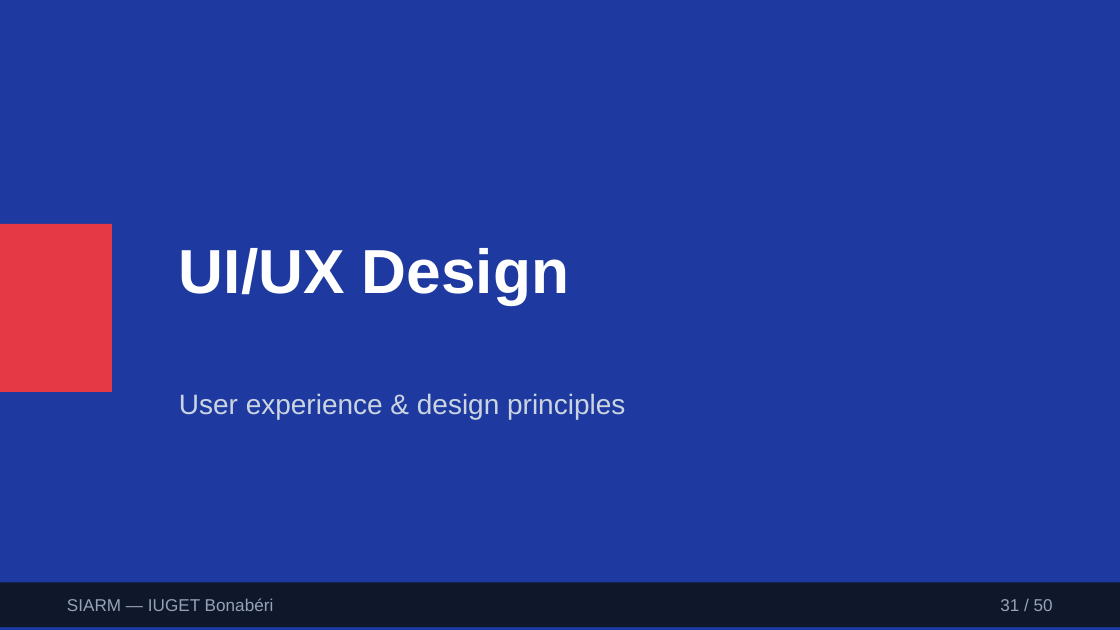
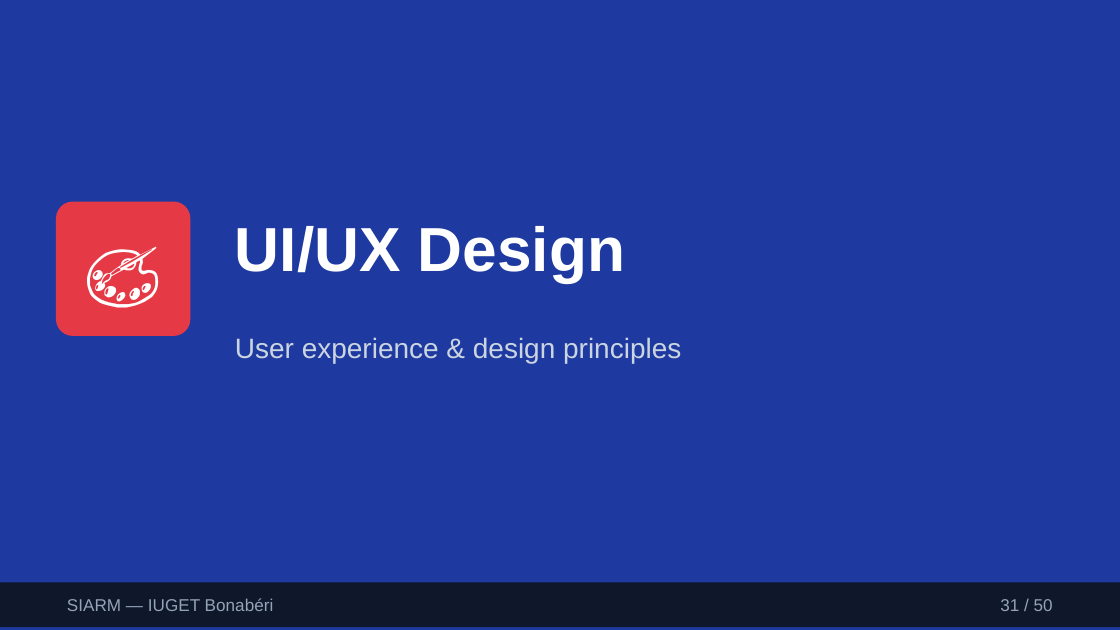
Before and after one commit to leaticiadipocko-wq/schoolproject, a slide deck: slide 31 of deliverables/SIARM-Defense-Presentation.pptx. Drawn at 1120x630 pixels with LibreOffice and Linux fonts; fonts in the diff are those of the drawing. Boxes give left, top, right and bottom in pixels: in the first picture for what was removed or moved away, otherwise in the second. Text is boxed around its words. In the diff, an @@ line names an element or a change of style, - is before the commit and + after.

Commit message:
fix: redesign PowerPoint with visual diagrams and icons instead of text
- Replaced text-heavy bullet points with visual diagrams and icons
- Added before/after comparison slides
- Added flow diagrams for processes (attendance, grades, fees)
- Added phone mockup for mobile learning
- Added browser mockup for landing page
- Added role pyramid visualization
- Added permission matrix grid
- Added timetable grid mockup
- Added chat widget mockup for chatbot
- Used emoji icons throughout for visual appeal

```diff
--- a/deliverables/SIARM-Defense-Presentation.pptx
+++ b/deliverables/SIARM-Defense-Presentation.pptx
@@ text at (56,202,190,336): text added @@
+🎨
@@ text "🎨": place and size @@
-text "🎨" at (0,224,112,392)
+text "🎨" at (56,202,190,336)
@@ text "🎨" at (56,202,190,336): fill #E63946 to none @@
@@ rounded rectangle added at (56,202,190,336), fill #E63946 @@
@@ text "UI/UX Design": place and size @@
-text "UI/UX Design" at (179,248,569,304)
+text "UI/UX Design" at (235,226,625,282)
@@ text "User experience & design principles": place and size @@
-text "User experience & design principles" at (179,393,625,419)
+text "User experience & design principles" at (235,337,681,363)
```
Also in this commit, not shown: 40 other slides changed, 9 slides added, 9 slides removed, 1 other file.
